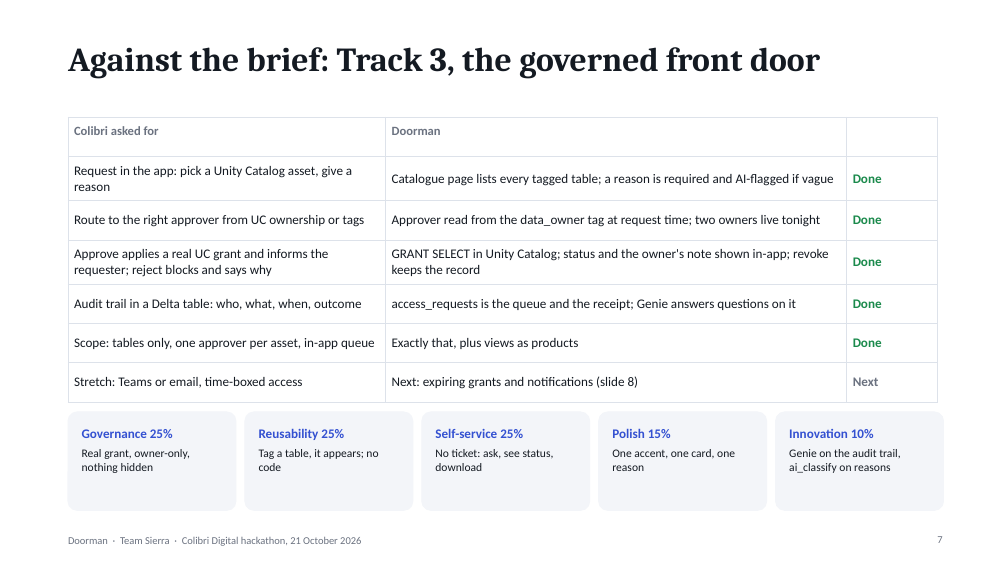
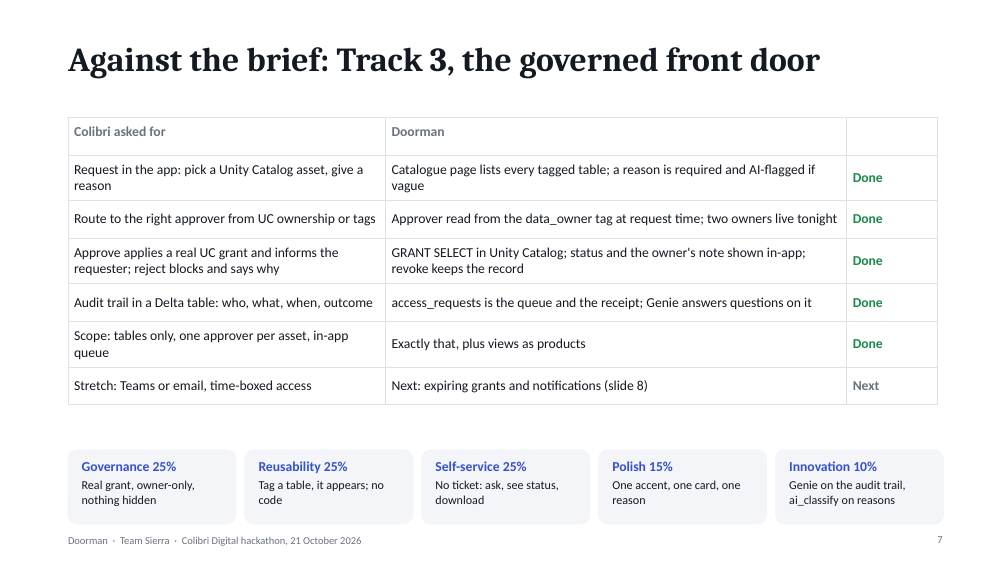
Before and after one commit to younis-y/doorman-databricks, a slide deck: slide 7 of docs/Doorman-deck.pptx. Drawn at 1008x567 pixels with LibreOffice and Linux fonts; fonts in the diff are those of the drawing. Boxes give left, top, right and bottom in pixels: in the first picture for what was removed or moved away, otherwise in the second. Text is boxed around its words. In the diff, an @@ line names an element or a change of style, - is before the commit and + after.

```diff
--- a/docs/Doorman-deck.pptx
+++ b/docs/Doorman-deck.pptx
@@ table at box(68, 117, 938, 397) @@
@@ size 12 to 13 pt in "Colibri asked for", "Doorman" @@
@@ size 12.5 to 13 pt @@
@@ rounded rectangle: place and size @@
-rounded rectangle at box(68, 412, 236, 510)
+rounded rectangle at box(68, 450, 236, 524)
@@ text "Real grant, owner-only, nothing hidden": place and size @@
-text "Real grant, owner-only, nothing hidden" at box(82, 449, 190, 473)
+text "Real grant, owner-only, nothing hidden" at box(82, 480, 195, 506)
@@ rounded rectangle: place and size @@
-rounded rectangle at box(245, 412, 413, 510)
+rounded rectangle at box(245, 450, 413, 524)
@@ text "Tag a table, it appears; ...": place and size @@
-text "Tag a table, it appears; ..." at box(259, 449, 378, 471)
+text "Tag a table, it appears; ..." at box(259, 480, 384, 504)
@@ rounded rectangle: place and size @@
-rounded rectangle at box(422, 412, 590, 510)
+rounded rectangle at box(422, 450, 590, 524)
@@ text "No ticket: ask, see status, ...": place and size @@
-text "No ticket: ask, see status, ..." at box(435, 449, 554, 471)
+text "No ticket: ask, see status, ..." at box(435, 480, 558, 504)
@@ rounded rectangle: place and size @@
-rounded rectangle at box(599, 412, 767, 510)
+rounded rectangle at box(599, 450, 767, 524)
@@ text "One accent, one card, one ...": place and size @@
-text "One accent, one card, one ..." at box(612, 449, 735, 471)
+text "One accent, one card, one ..." at box(612, 480, 741, 504)
@@ proportions changed in 5 elements at box(68, 450, 236, 524), box(245, 450, 413, 524), box(422, 450, 590, 524), box(599, 450, 767, 524), box(776, 450, 944, 524) @@
@@ rounded rectangle: place and size @@
-rounded rectangle at box(776, 412, 944, 510)
+rounded rectangle at box(776, 450, 944, 524)
@@ size 11 to 11.5 pt in 5 elements at box(82, 480, 195, 506), box(259, 480, 384, 504), box(435, 480, 558, 504), box(612, 480, 741, 504), box(789, 480, 905, 506) @@
@@ text "Genie on the audit trail, ...": place and size @@
-text "Genie on the audit trail, ..." at box(789, 449, 900, 473)
+text "Genie on the audit trail, ..." at box(789, 480, 905, 506)
@@ 5 texts: place and size @@
-5 texts at box(82, 428, 874, 440)
+5 texts at box(82, 461, 877, 473)
@@ size 12.5 to 13 pt in 5 elements at box(82, 461, 177, 471), box(259, 461, 348, 473), box(435, 461, 527, 471), box(612, 461, 673, 471), box(789, 461, 877, 471) @@
```
Also in this commit, not shown: 7 other slides changed.
